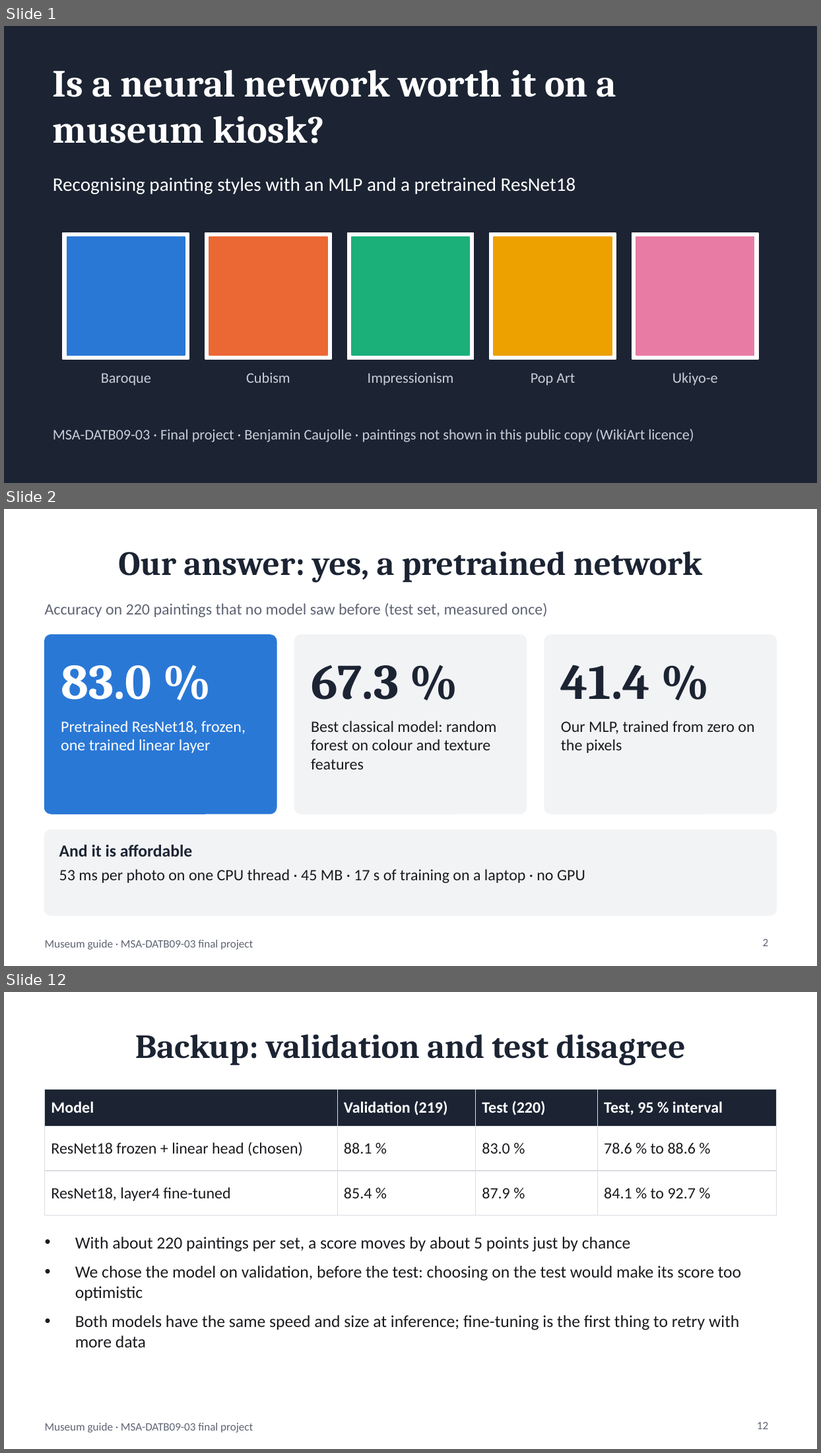
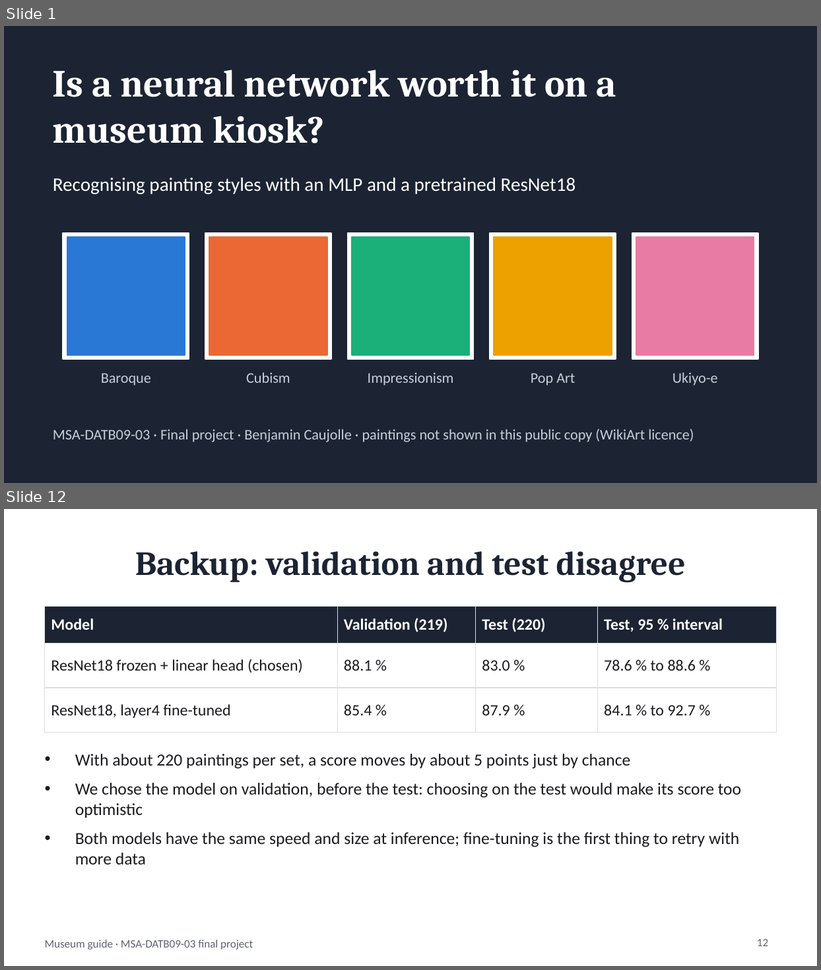
Before and after one commit to BenjaminAHS/neural-network-project, a slide deck: docs/museum_guide_presentation.pptx. Shown one above the other, each under a label of ours: slides 1, 2 and 12 before the commit, slides 1 and 12 after it; the slides between them are not shown. The pictures are 821x1453 and 821x970 pixels, drawn with LibreOffice and Linux fonts; fonts in the diff are those of the drawing. Boxes give left, top, right and bottom in pixels: in the first picture for what was removed or moved away, otherwise in the second. Text is boxed around its words. In the diff, an @@ line names an element or a change of style, - is before the commit and + after.

```diff
--- a/docs/museum_guide_presentation.pptx
+++ b/docs/museum_guide_presentation.pptx
@@ slide 2 removed at [4,509,817,966], background #FFFFFF; not listed: 1 template element that a slide beside it also shows @@
@@ title removed at [118,551,702,583] @@
-Our answer: yes, a pretrained network
@@ text removed at [45,603,548,617] @@
-Accuracy on 220 paintings that no model saw before (test set, measured once)
@@ rounded rectangle removed at [45,635,277,814] @@
@@ rounded rectangle removed at [295,635,527,814] @@
@@ rounded rectangle removed at [545,635,776,814] @@
@@ text removed at [61,665,152,700] @@
-83.0 %
@@ text removed at [311,665,399,700] @@
-67.3 %
@@ text removed at [561,665,650,700] @@
-41.4 %
@@ text removed at [61,721,246,753] @@
-Pretrained ResNet18, frozen, one trained linear layer
@@ text removed at [311,721,496,770] @@
-Best classical model: random forest on colour and texture features
@@ text removed at [561,721,754,753] @@
-Our MLP, trained from zero on the pixels
@@ rounded rectangle removed at [45,830,776,916] @@
@@ text removed at [59,845,585,883] @@
-And it is affordable
-53 ms per photo on one CPU thread · 45 MB · 17 s of training on a laptop · no GPU
@@ page number removed at [763,939,769,947] @@
-2
```
Also in this commit, not shown: 9 slides changed, 1 slide added, 9 other files.
